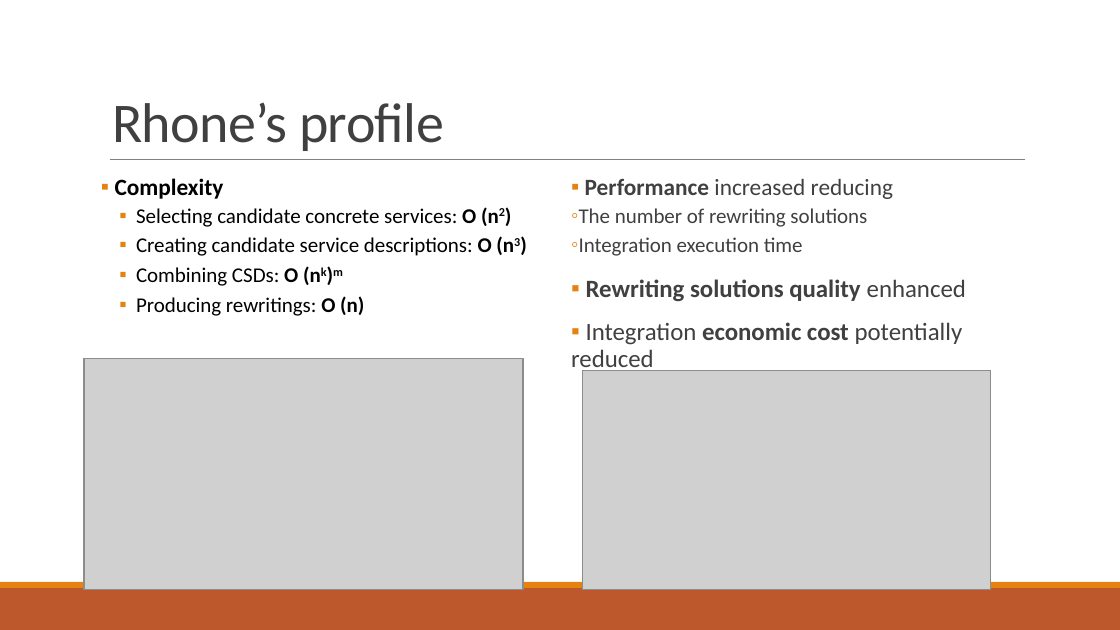
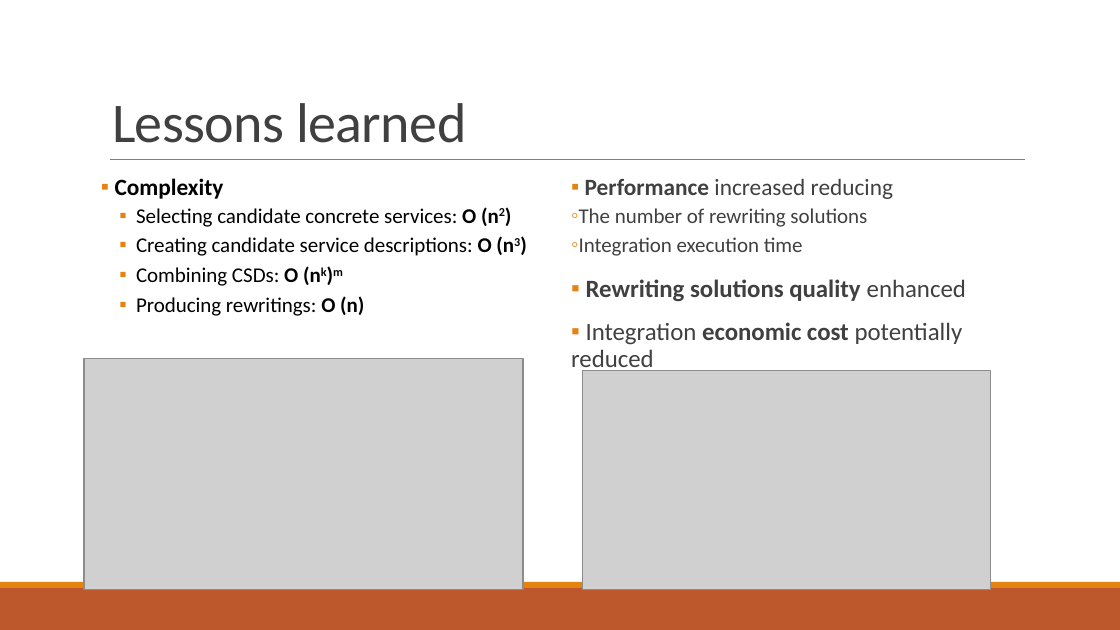
Before and after one commit to danielboni/DanielCarvalho-PhD, a slide deck: slide 23 of Presentations/ADBIS 2016/Presentation_ADBIS 2016.pptx. Drawn at 1120x630 pixels with LibreOffice and Linux fonts; fonts in the diff are those of the drawing; grey boxes stand for pictures. Boxes give left, top, right and bottom in pixels: in the first picture for what was removed or moved away, otherwise in the second. Text is boxed around its words. In the diff, an @@ line names an element or a change of style, - is before the commit and + after.

```diff
--- a/Presentations/ADBIS 2016/Presentation_ADBIS 2016.pptx
+++ b/Presentations/ADBIS 2016/Presentation_ADBIS 2016.pptx
@@ title at (112,103,466,143): text changed @@
-Rhone’s profile
+Lessons learned
```
Also in this commit, not shown: 2 other slides changed.
